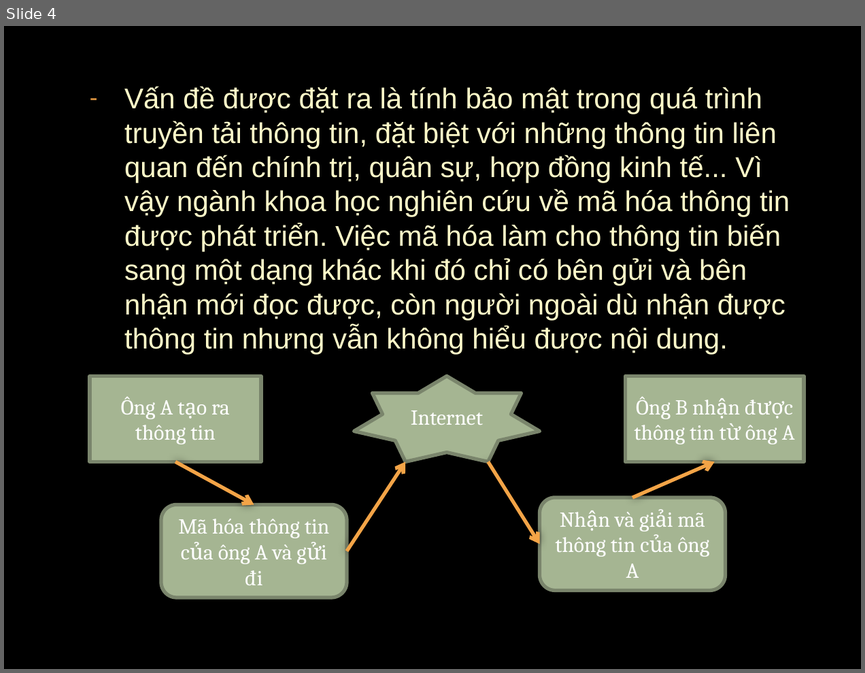
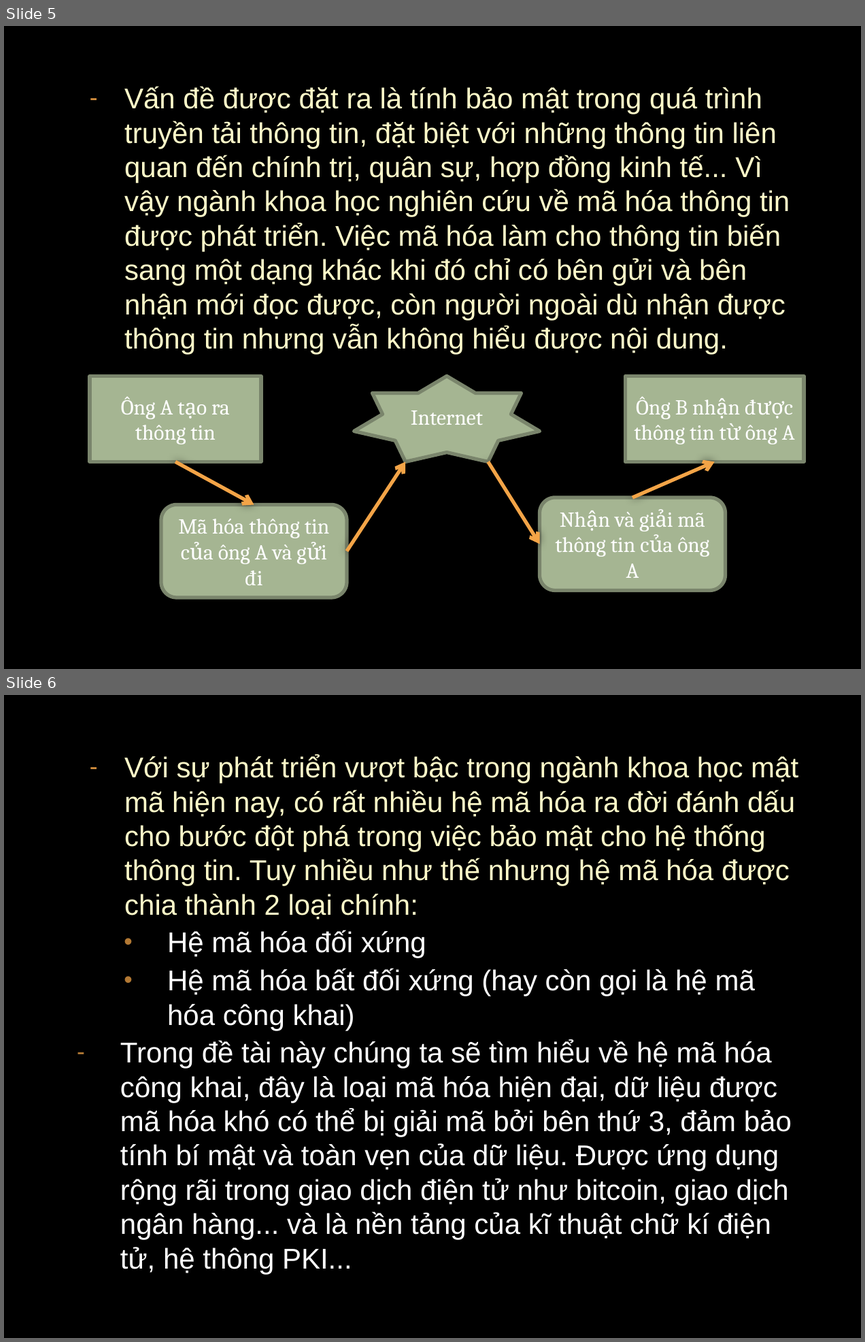
Before and after one commit to datptithcm/DEMO-RSA-ANTOANVABAOMATTHONGTIN, a slide deck: powerpoint/ATVBMHTTT.pptx. Shown one above the other, each under a label of ours: slide 4 before the commit, slides 5 and 6 after it. The pictures are 865x673 and 865x1342 pixels, drawn with LibreOffice and Linux fonts; fonts in the diff are those of the drawing; background and template pictures are left out. Boxes give left, top, right and bottom in pixels: in the first picture for what was removed or moved away, otherwise in the second. Text is boxed around its words. In the diff, an @@ line names an element or a change of style, - is before the commit and + after.

```diff
--- a/powerpoint/ATVBMHTTT.pptx
+++ b/powerpoint/ATVBMHTTT.pptx
@@ slide 6 added at [4,695,861,1338], background picture (left out) @@
@@ text added at [120,755,798,1274], 24 pt, text #FFFFFF @@
+  – Với sự phát triển vượt bậc trong ngành khoa học mật mã hiện nay, có rất nhiều hệ mã hóa ra đời đánh dấu cho bước đột phá trong việc bảo mật cho hệ thống thông tin. Tuy nhiều như thế nhưng hệ mã hóa được chia thành 2 loại chính:
+    • Hệ mã hóa đối xứng
+    • Hệ mã hóa bất đối xứng (hay còn gọi là hệ mã hóa công khai)
+    – Trong đề tài này chúng ta sẽ tìm hiểu về hệ mã hóa công khai, đây là loại mã hóa hiện đại, dữ liệu được mã hóa khó có thể bị giải mã bởi bên thứ 3, đảm bảo tính bí mật và toàn vẹn của dữ liệu. Được ứng dụng rộng rãi trong giao dịch điện tử như bitcoin, giao dịch ngân hàng... và là nền tảng của kĩ thuật chữ kí điện tử, hệ thông PKI...
@@ what was slide 4 is now slide 5 @@
```
Also in this commit, not shown: 4 other slides added.
